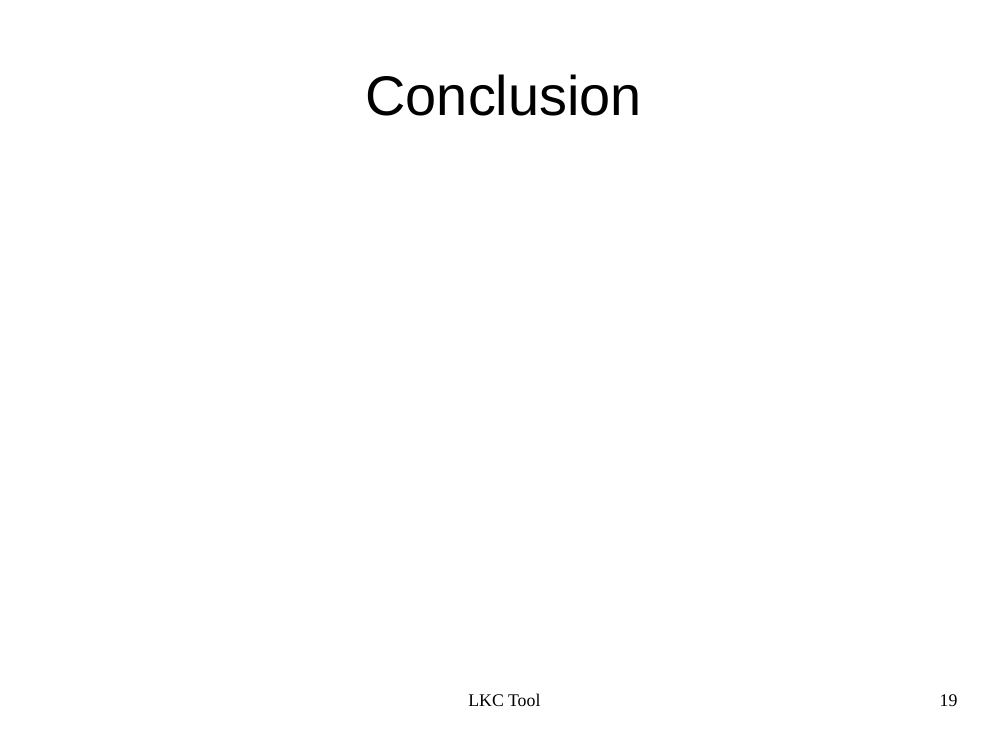
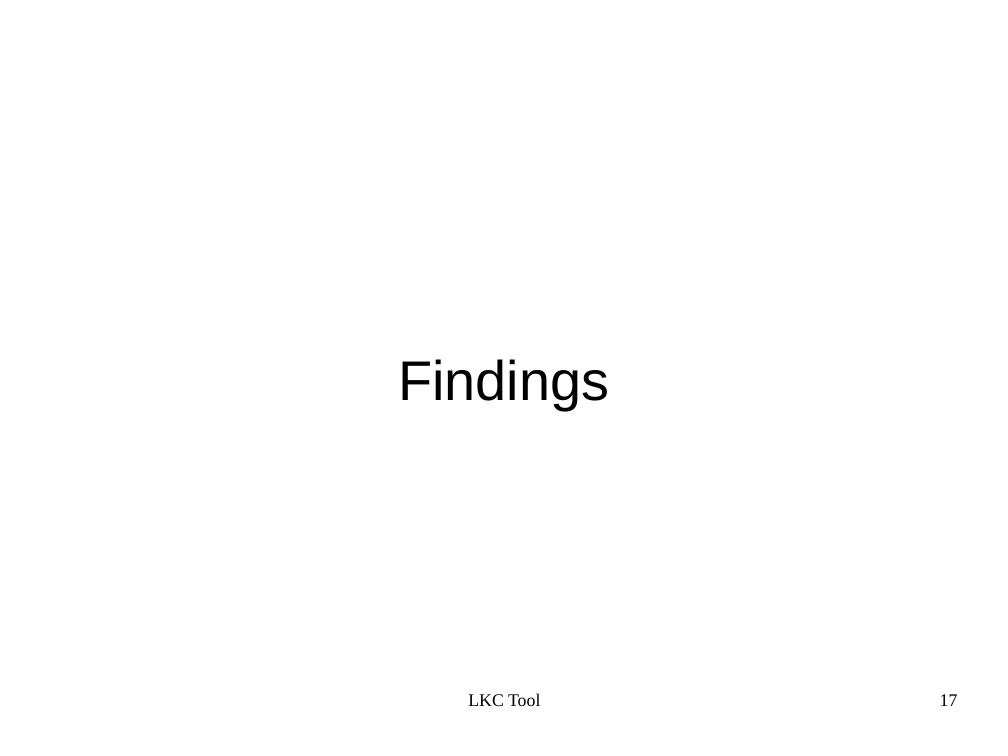
Before and after one commit to kbak/lkc, a slide deck: slide 17 of presentation/lkc.odp (slide 19 before the commit). Drawn at 1008x756 pixels with LibreOffice and Linux fonts; fonts in the diff are those of the drawing. Boxes give left, top, right and bottom in pixels: in the first picture for what was removed or moved away, otherwise in the second. Text is boxed around its words. In the diff, an @@ line names an element or a change of style, - is before the commit and + after.

```diff
--- a/presentation/lkc.odp
+++ b/presentation/lkc.odp
@@ title removed at [366,74,642,116] @@
-Conclusion
@@ title added at [398,359,609,410], 44 pt, text #000000 @@
+Findings
@@ page number at [940,694,958,706]: text changed @@
-19
+17
```
Also in this commit, not shown: 15 other slides changed, 3 slides added.
